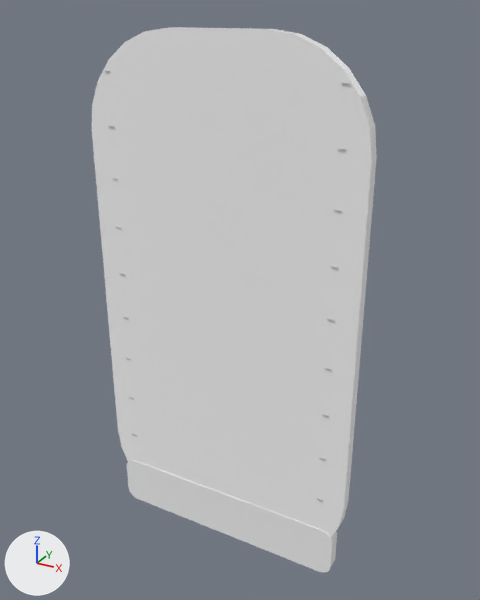
Two versions of the glTF model public/models/sku/133-v1.glb, one commit apart.
Both versions are drawn from a 50 mm lens placed at (0.0965, -0.1639, 0.0899), pointed at (0.0038, 0.0048, 0.0056). The axes (+X, +Y, +Z) are drawn at lower left. The lights are the same throughout. The first picture is the older version. Vertices at exactly the same position are counted once.

The older version as bpy lines, for what is in view:
```python
me_tongue133 = bpy.data.meshes.new('Tongue133')
me_tongue133.from_pydata(...)  # 256 vertices, 324 faces; spans x -0.045..0.045, y -0.002..0.002, z -0.085..0.085
# faces by material slot: [108, 108, 108]
me_tongue133.materials.append(mat_canvas_weiß)  # white #f7f7f7
me_tongue133.materials.append(mat_öse_loch)  # grey #89898e
me_tongue133.materials.append(mat_gummizug)  # white #efeff0
ob_tongue133 = bpy.data.objects.new('Tongue133', me_tongue133)
ob_tongue133.location = (0.0, 0.0, 0.0)
```
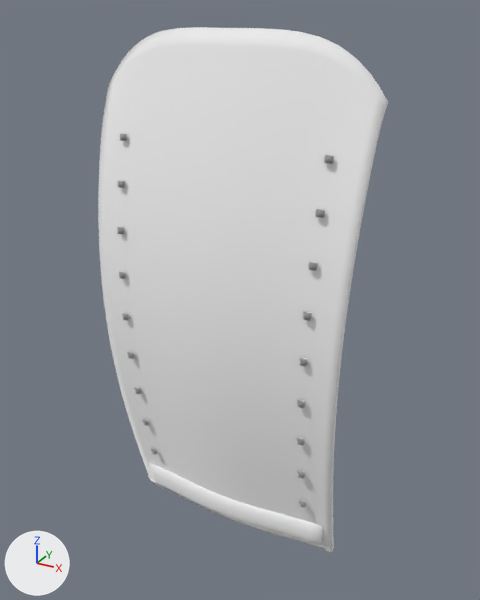
Where the change shows, as pixel boxes [x1, y1, x2, y2] in the pictures (480 x 600 px):
'Tongue133', reshaped
    before: [92, 27, 377, 573]
    after: [98, 27, 388, 552]
part 1 of me_tongue133, rebuilt
    before: [92, 27, 377, 537]
    after: [98, 27, 388, 552]
part 2 of me_tongue133, rebuilt (17% narrower, 26% shorter)
    before: [127, 460, 337, 573]
    after: [148, 463, 323, 546]
part 3 of me_tongue133, deleted
    before: [104, 70, 350, 501]
part 4 of me_tongue133, added
    after: [117, 134, 334, 508]

The change, as a list of edits to the scene's bpy script:
```text
Change me_tongue133:
    used by ob_tongue133; location = (0.0, 0.0, 0.0)
    remove me_tongue133.from_pydata(...)  # 256 vertices, 324 faces; spans x -0.045..0.045, y -0.002..0.002, z -0.085..0.085
    add me_tongue133.from_pydata(...)  # 1815 vertices, 3416 faces; spans x -0.045..0.045, y -0.01..0.01, z -0.085..0.085
    me_tongue133 part 1: the loose piece of 56 vertices spanning x -0.045..0.045, y -0.002..0.002, z -0.085..0.085 is rebuilt with 1357 vertices and now spans x -0.045..0.045, y -0.01..0.01, z -0.085..0.085
    me_tongue133 part 2: the loose piece of 56 vertices spanning x -0.042..0.042, y -0.002..0.002, z -0.085..-0.067 is rebuilt with 170 vertices and now spans x -0.036..0.036, y 0.0..0.006, z -0.08..-0.071
    me_tongue133 part 3: 18 loose pieces with 144 vertices, spanning x -0.038..0.038, y -0.002, z -0.055..0.073, are deleted
    me_tongue133 part 4
    288 vertices are added at x -0.035..0.035, y -0.009..0.001, z -0.062..0.055
    504 new faces join them, mat_öse_loch (grey #89898e)
```
